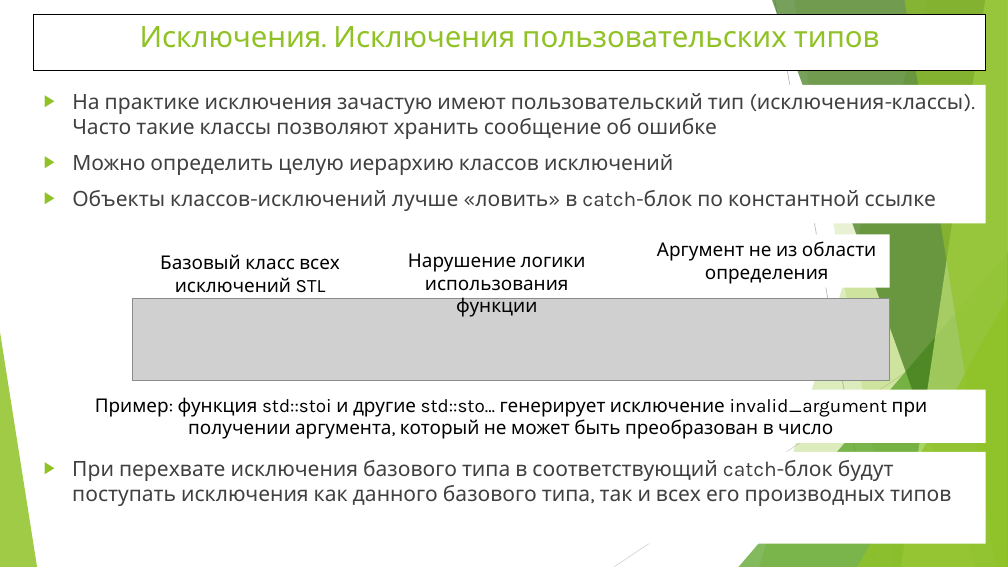
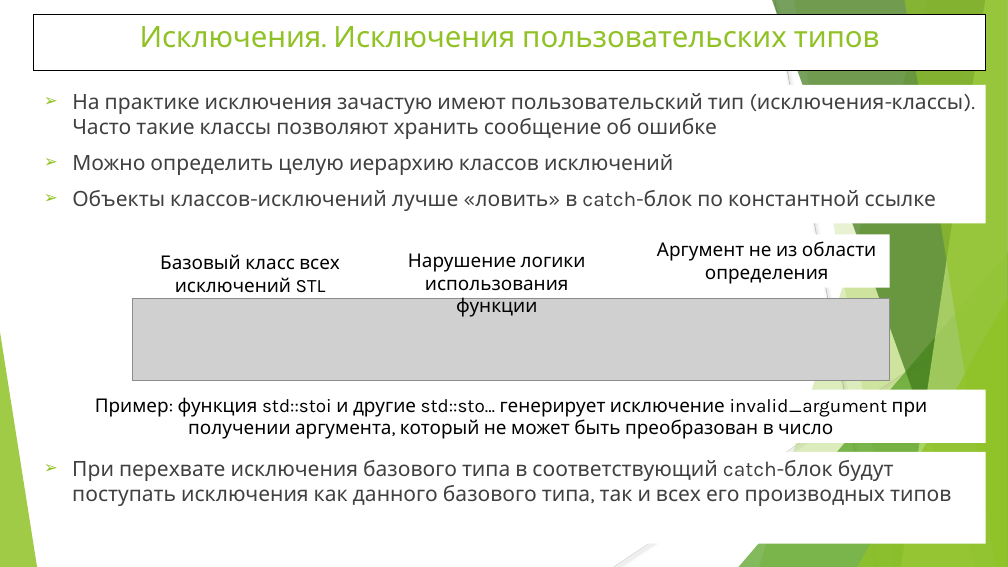
Before and after one commit to WhiteCatStudies/lectures, a slide deck: slide 5 of pt1/lectures/lecture5/lecture5.pptx. Drawn at 1008x567 pixels with LibreOffice and Linux fonts; fonts in the diff are those of the drawing; grey boxes stand for pictures. Boxes give left, top, right and bottom in pixels: in the first picture for what was removed or moved away, otherwise in the second. Text is boxed around its words. In the diff, an @@ line names an element or a change of style, - is before the commit and + after.

```diff
--- a/pt1/lectures/lecture5/lecture5.pptx
+++ b/pt1/lectures/lecture5/lecture5.pptx
@@ text "На практике исключения зачастую имеют ..." at box(72, 93, 964, 211): bullet ▶ to ➢ @@
@@ text "При перехвате исключения базового типа ..." at box(72, 460, 951, 506): bullet ▶ to ➢ @@
```
Also in this commit, not shown: 8 other slides changed, 6 slides added, 1 slide removed, 31 other files.
